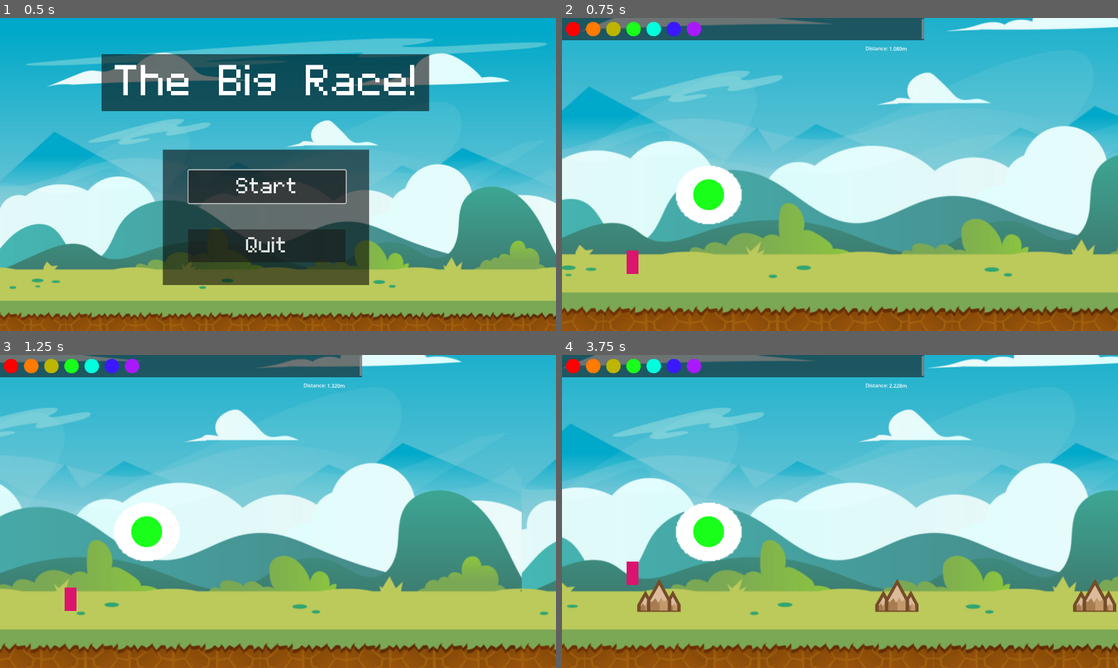
Above: before the commit, frames 1-4 (two rows, left to right).
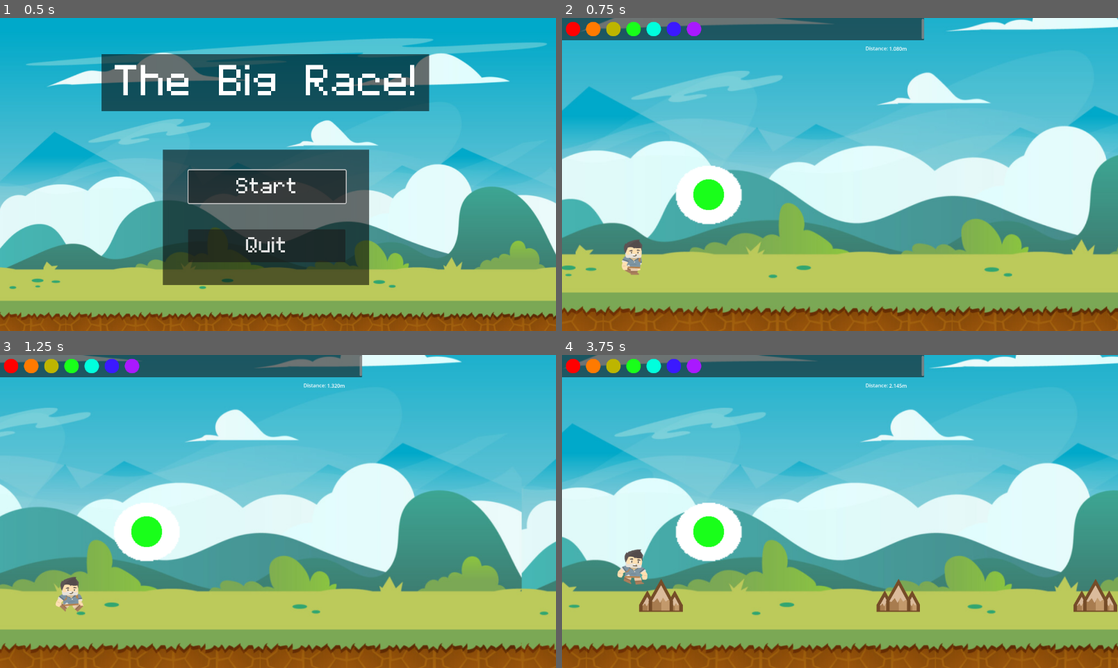
Above: after the commit, the same moments.

Repository: sarahletchford42/the-big-race
Game: Godot game, scene res://scenes/UI/title_screen.tscn
Two runs of this game, one before a commit and one after it. Both use one fixed random seed, a clock stepped at 60 frames per second and the inputs below.
Inputs:
- Up to frame 1 (0.5 s): no input
- Up to frame 2 (0.75 s): click "Start" at 0.5 s
- Up to frame 3 (1.25 s): no input
- Up to frame 4 (3.75 s): tap Enter (ui_accept) at 1.25, 1.52, 2.27 s; hold Space (ui_select) 1.28-2.03 s; tap Space (ui_select) at 2.1, 3.6 s; hold Space (ui_select) 2.78-3.53 s

Frame 1 is identical in both runs. In frame 2, 0.3% of the frame differs, in the area x 10-15%, y 70-82%; in frame 3, 0.4%; in frame 4, 3.8%, in the area x 0-100%, y 0-100%.

Commit message:
Added player animation and more small balance changes

Diff:
--- a/scenes/UI/Distance_Value.gd
+++ b/scenes/UI/Distance_Value.gd
@@ -31,7 +31,7 @@
 func speed_down():
 	if speed > -6.999999:
 		if thought.visible:
-			speed = speed - .17
+			speed = speed - .175
 			print("DOWN EXTRA!")
 		else:
 			speed = speed - .05
--- a/scenes/player/player.gd
+++ b/scenes/player/player.gd
@@ -6,6 +6,7 @@
 var gravity = ProjectSettings.get_setting("physics/2d/default_gravity")
 var dying = null
 var fix = false
+@onready var anim_node = $AnimatedSprite2D
 
 func _on_ready():
 	dying = false
@@ -25,6 +26,14 @@
 		move_and_slide()
 	else:
 		velocity.y = 0
+	if is_on_floor():
+		anim_node.play("walk")
+
+	if Input.is_action_pressed("ui_select"):
+		anim_node.play("jump")
+
+	if Input.is_action_just_released("ui_select"):
+		anim_node.play("fall")
 
 func _on_death_timer_timeout():
 	#$CanvasLayer/death_screen.visible = true
@@ -39,7 +48,7 @@
 		print("hit by: ", area)
 		dying = true
 		$GPUParticles2D.set_emitting(true)
-		$ColorRect.visible = false
+		$AnimatedSprite2D.visible = false
 		get_node("Area2D/CollisionShape2D").set_deferred("disabled", true)
 		get_node("CollisionShape2D").set_deferred("disabled", true)
 		$death_timer.start()
--- a/scenes/player/player.tscn
+++ b/scenes/player/player.tscn
@@ -1,8 +1,42 @@
-[gd_scene load_steps=9 format=3 uid="uid://dg7xmeyo46eb1"]
+[gd_scene load_steps=14 format=3 uid="uid://dg7xmeyo46eb1"]
 
 [ext_resource type="Script" path="res://scenes/player/player.gd" id="1_yokth"]
 [ext_resource type="Texture2D" uid="uid://bnmnke3i8lpte" path="res://images/UI/food_white.png" id="2_h458i"]
+[ext_resource type="Texture2D" uid="uid://byctjlsdnvbug" path="res://images/player sprites/adventurer_walk1.png" id="2_igiv8"]
+[ext_resource type="Texture2D" uid="uid://cakydgdpc8kjy" path="res://images/player sprites/adventurer_fall.png" id="2_ujqe1"]
+[ext_resource type="Texture2D" uid="uid://da507at66ila" path="res://images/player sprites/adventurer_jump.png" id="3_04jvd"]
 [ext_resource type="PackedScene" uid="uid://cr8yxxl2fsc7m" path="res://scenes/UI/death_screen.tscn" id="3_hb4gh"]
+[ext_resource type="Texture2D" uid="uid://benkox2680onn" path="res://images/player sprites/adventurer_walk2.png" id="3_ue3tv"]
+
+[sub_resource type="SpriteFrames" id="SpriteFrames_b3aka"]
+animations = [{
+"frames": [{
+"duration": 1.0,
+"texture": ExtResource("2_ujqe1")
+}],
+"loop": true,
+"name": &"fall",
+"speed": 5.0
+}, {
+"frames": [{
+"duration": 1.0,
+"texture": ExtResource("3_04jvd")
+}],
+"loop": true,
+"name": &"jump",
+"speed": 5.0
+}, {
+"frames": [{
+"duration": 1.0,
+"texture": ExtResource("2_igiv8")
+}, {
+"duration": 1.0,
+"texture": ExtResource("3_ue3tv")
+}],
+"loop": true,
+"name": &"walk",
+"speed": 5.0
+}]
 
 [sub_resource type="RectangleShape2D" id="RectangleShape2D_caj2x"]
 size = Vector2(18, 36)
@@ -36,12 +70,13 @@
 collision_mask = 5
 script = ExtResource("1_yokth")
 
-[node name="ColorRect" type="ColorRect" parent="."]
-offset_left = -9.0
-offset_top = -18.0
-offset_right = 9.0
-offset_bottom = 18.0
-color = Color(0.862745, 0.0784314, 0.431373, 1)
+[node name="AnimatedSprite2D" type="AnimatedSprite2D" parent="."]
+position = Vector2(-1, -13)
+scale = Vector2(0.6, 0.577273)
+sprite_frames = SubResource("SpriteFrames_b3aka")
+animation = &"walk"
+frame = 1
+frame_progress = 0.394547
 
 [node name="CollisionShape2D" type="CollisionShape2D" parent="."]
 shape = SubResource("RectangleShape2D_caj2x")
Binary file added: images/player sprites/adventurer_fall.png
Not shown, added: images/player sprites/adventurer_fall.png.import
Binary file added: images/player sprites/adventurer_jump.png
Not shown, added: images/player sprites/adventurer_jump.png.import
Binary file added: images/player sprites/adventurer_walk1.png
Not shown, added: images/player sprites/adventurer_walk1.png.import
Binary file added: images/player sprites/adventurer_walk2.png
Not shown, added: images/player sprites/adventurer_walk2.png.import
Not shown, changed: Export/TheBigRace.console.exe
Not shown, changed: Export/TheBigRace.exe
